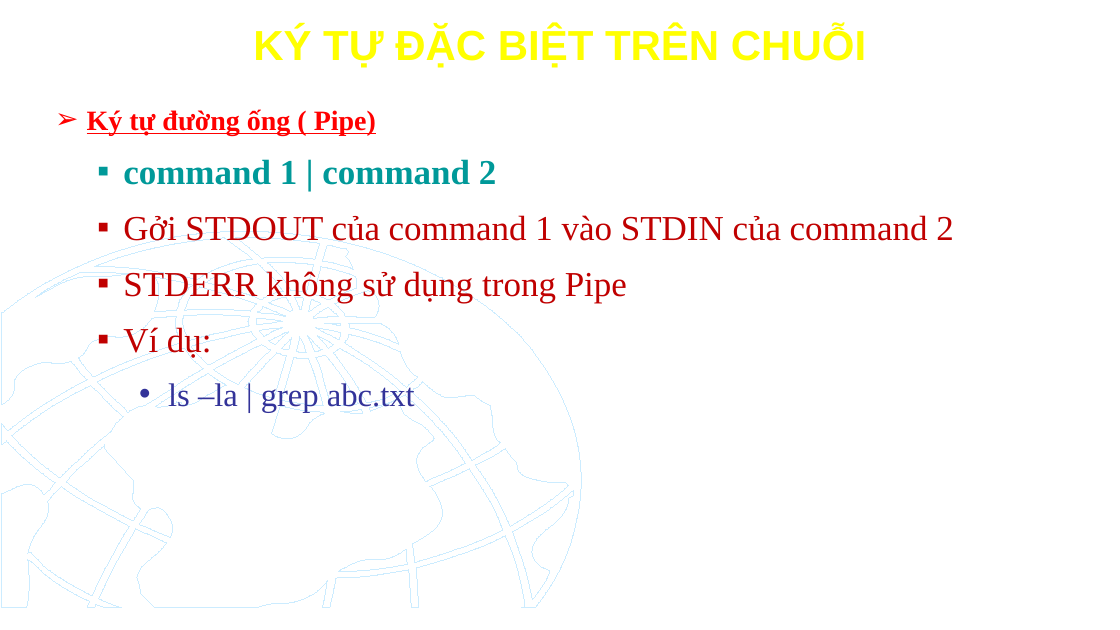
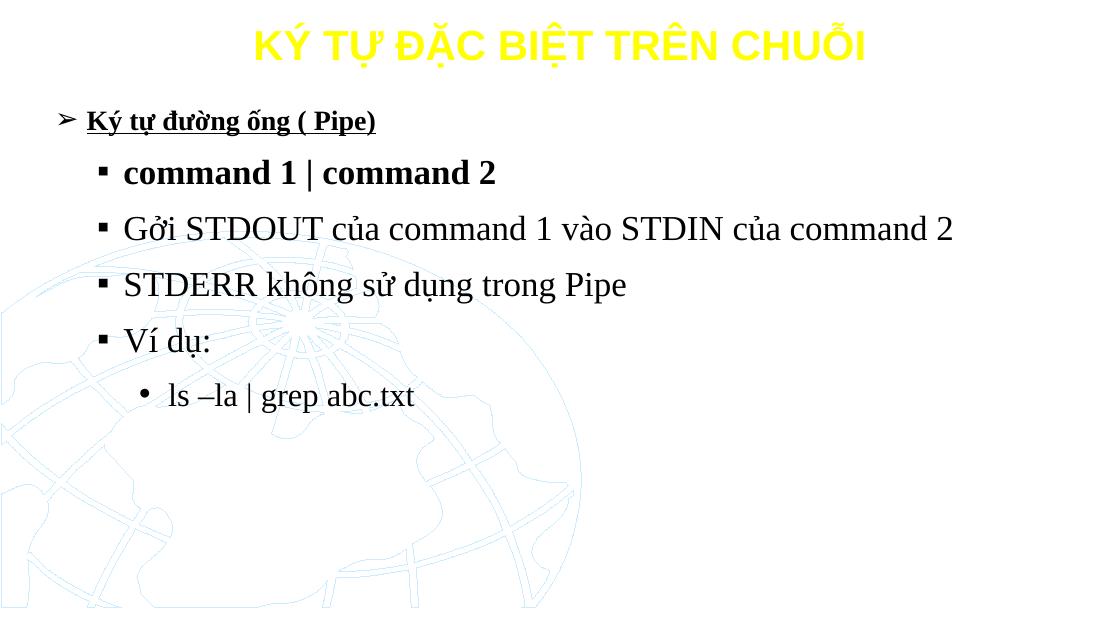
Before and after one commit to TikTzuki/SGU-Project, a slide deck: slide 41 of Open Source OS/CHƯƠNG 2.pptx. Drawn at 1120x630 pixels with LibreOffice and Linux fonts; fonts in the diff are those of the drawing; background and template pictures are left out. Boxes give left, top, right and bottom in pixels: in the first picture for what was removed or moved away, otherwise in the second. Text is boxed around its words. In the diff, an @@ line names an element or a change of style, - is before the commit and + after.

```diff
--- a/Open Source OS/CHƯƠNG 2.pptx
+++ b/Open Source OS/CHƯƠNG 2.pptx
@@ text "Ký tự đường ống ( ..." at box(87, 109, 953, 412): text colour #FF0000 to #000000 in "Ký tự đường ống ( Pipe)"; text colour #009999 to #000000 in "command 1 | command 2"; text colour #C00000 to #000000 in "Gởi STDOUT của command 1 vào STDIN ...", "STDERR không sử dụng trong Pipe", "Ví dụ:"; text colour #333399 to #000000 in "ls –la | grep abc.txt" @@
```
Also in this commit, not shown: 53 other slides changed, 11 other files.
